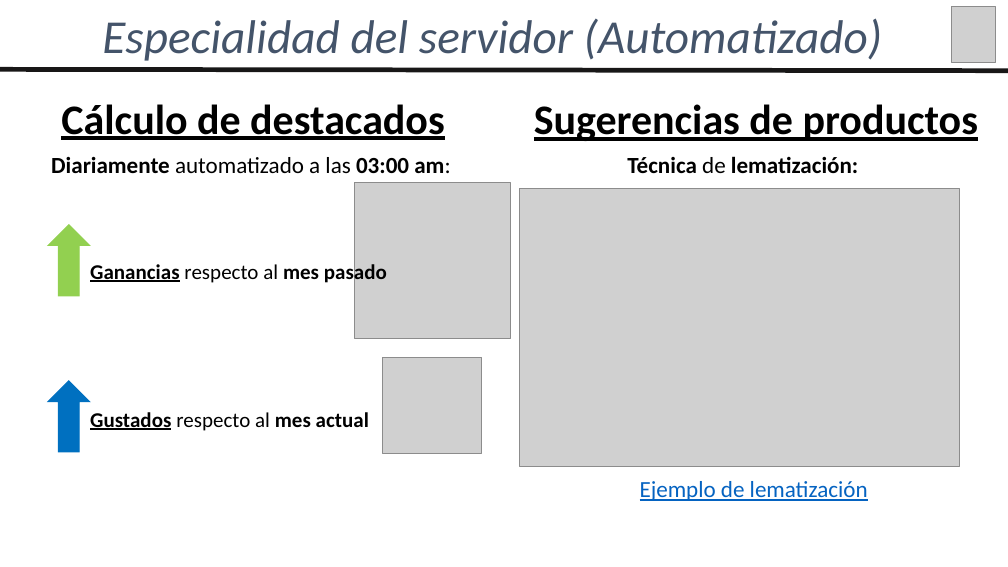
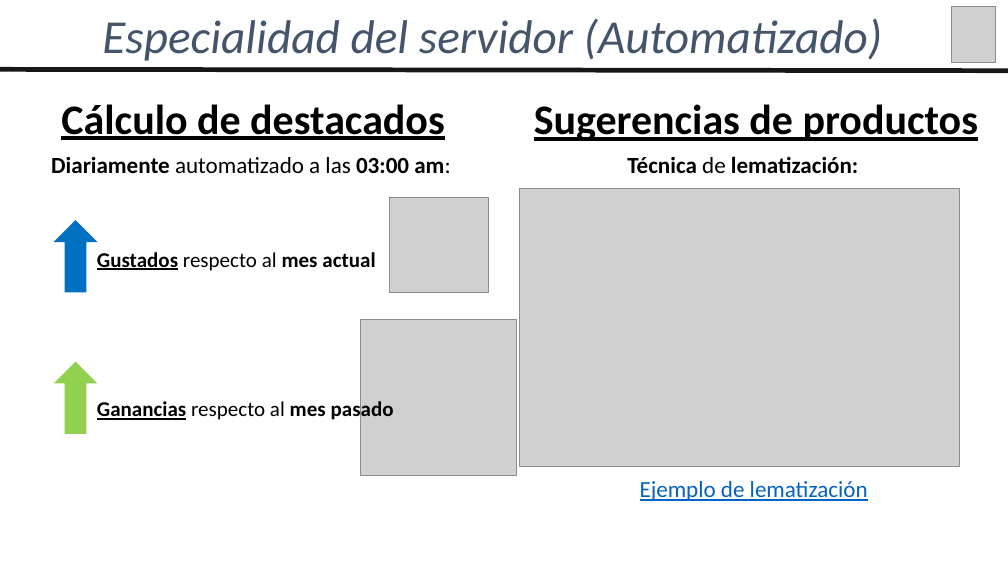
Before and after one commit to agchivite/Wewiza, a slide deck: slide 13 of 02_Documentacion/Presentacion_Wewiza.pptx (slide 11 before the commit). Drawn at 1008x567 pixels with LibreOffice and Linux fonts; fonts in the diff are those of the drawing; grey boxes stand for pictures. Boxes give left, top, right and bottom in pixels: in the first picture for what was removed or moved away, otherwise in the second. Text is boxed around its words. In the diff, an @@ line names an element or a change of style, - is before the commit and + after.

```diff
--- a/02_Documentacion/Presentacion_Wewiza.pptx
+++ b/02_Documentacion/Presentacion_Wewiza.pptx
@@ 1 picture, 1 text, 1 down arrow: place and size @@
-1 picture, 1 text, 1 down arrow at [48,358,482,453]
+1 picture, 1 text, 1 down arrow at [55,197,489,293]
@@ picture: place and size @@
-picture at [354,182,510,338]
+picture at [361,320,516,476]
@@ down arrow: place and size @@
-down arrow at [48,225,90,296]
+down arrow at [55,362,97,433]
@@ text "Ganancias respecto al mes pasado": place and size @@
-text "Ganancias respecto al mes pasado" at [90,261,387,285]
+text "Ganancias respecto al mes pasado" at [97,399,394,423]
```
Also in this commit, not shown: 4 other slides changed, 2 slides added.
